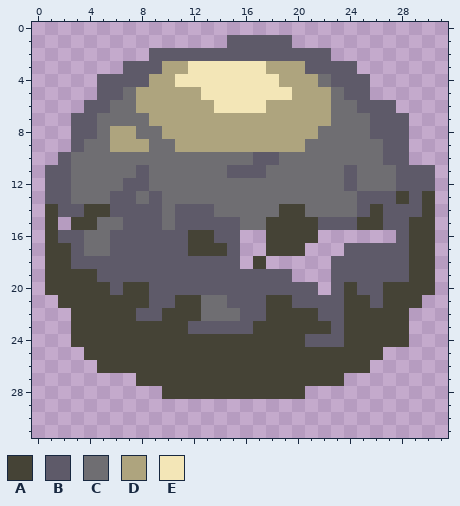
Two versions of one pixel-art sprite, assets/attacts/large/2.png. That is the earlier state.
The file is 320x320 pixels, drawn in blocks of 10x10; one block is one cell here.
Palette (. is transparent): A #454336  B #5e5a69  C #6f6e72  D #aea47e  E #f3e6b7
Pixels before, first column x 1:
 1 ..............BBBBB...........
 2 ........BBBBBBBBBBBBBB........
 3 ......BBBDDEEEEEEDDDBBBB......
 4 ....BBBBDDEEEEEEEEDDDCBBB.....
 5 ....BBCDDDDDEEEEEEEDDDCBB.....
 6 ...BBCCDDDDDDEEEEDDDDDCCBBB...
 7 ..BBCCCCDDDDDDDDDDDDDDCCCBBB..
 8 ..BBCDDCCDDDDDDDDDDDDCCCCBBB..
 9 ..BCCDDDCCDDDDDDDDDDCCCCCCBB..
10 .BCCCCCCCCCCCCCCBBCCCCCCCCBB..
11 BBCCCCCBCCCCCCBBBCCCCCCBCCCBBB
12 BBCCCCBBCCCCCCCCCCCCCCCBCCCBBB
13 BBCCCBBCBCCCCCCCCCCCCCCCBBBABA
14 ABBAABBBBCBBBCCCCCAACCCCBABBBA
15 A.AACCBBBCBBBBBCCAAAABBBAABBAA
16 ABBCCBBBBBBAABB..AAAA......BAA
17 AABCCBBBBBBAAAB..AAA...BBBBBAA
18 AABBBBBBBBBBBBB.A.....BBBBBBAA
19 AAAABBBBBBBBBBBBBBB...BBBBBBAA
20 AAAAABAABBBBBBBBBBBBB.BABBAAAA
21 .AAAAAAABBAACCBBBAABBBBAABAAA.
22 ..AAAAABBAAACCCBBAAAABBAAAAA..
23 ..AAAAAAAAABBBBBAAAAAABAAAAA..
24 ..AAAAAAAAAAAAAAAAAABBBAAAAA..
25 ...AAAAAAAAAAAAAAAAAAAAAAA....
26 ....AAAAAAAAAAAAAAAAAAAAA.....
27 .......AAAAAAAAAAAAAAAA.......
28 .........AAAAAAAAAAA..........
The same view after the edit:
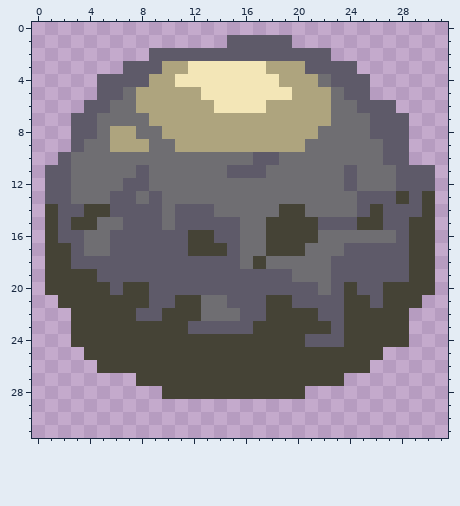
Edits made:
Changed rows in their new state; - is an unchanged pixel.
first column x 2:
15 B-------------------------
16 --------------CC----CCCCCC
17 --------------CC---CCC----
18 --------------C-CCCCC-----
19 ------------------CCC-----
20 --------------------C-----
Boxes around the changes in both pictures, in picture pixels (x1, y1, x2, y2):
added: (58, 217, 71, 230)
added: (240, 230, 396, 295)
